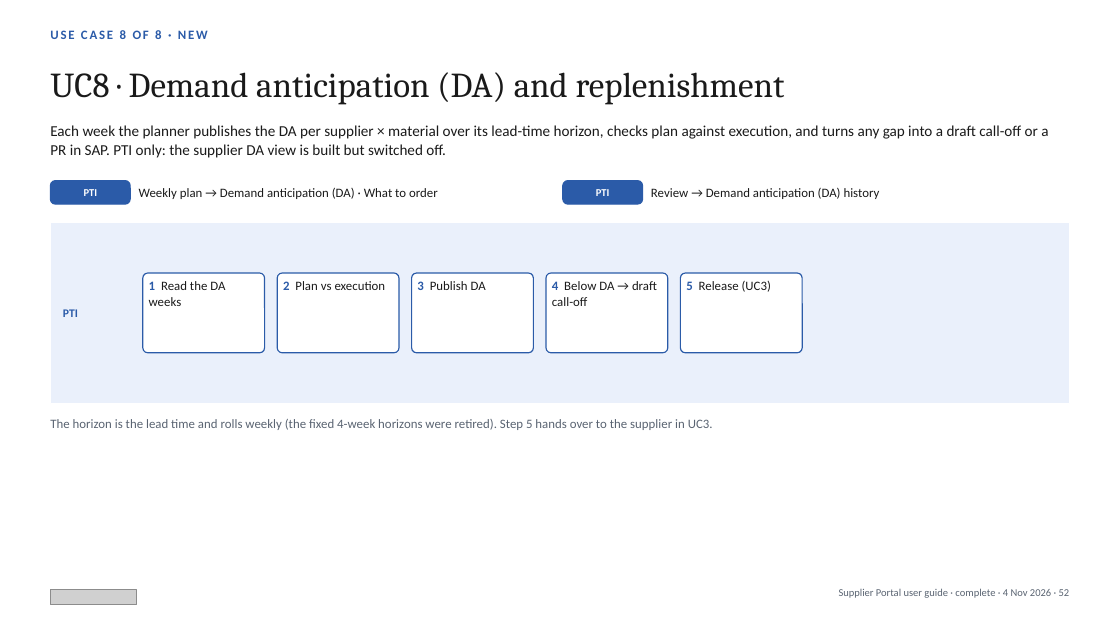
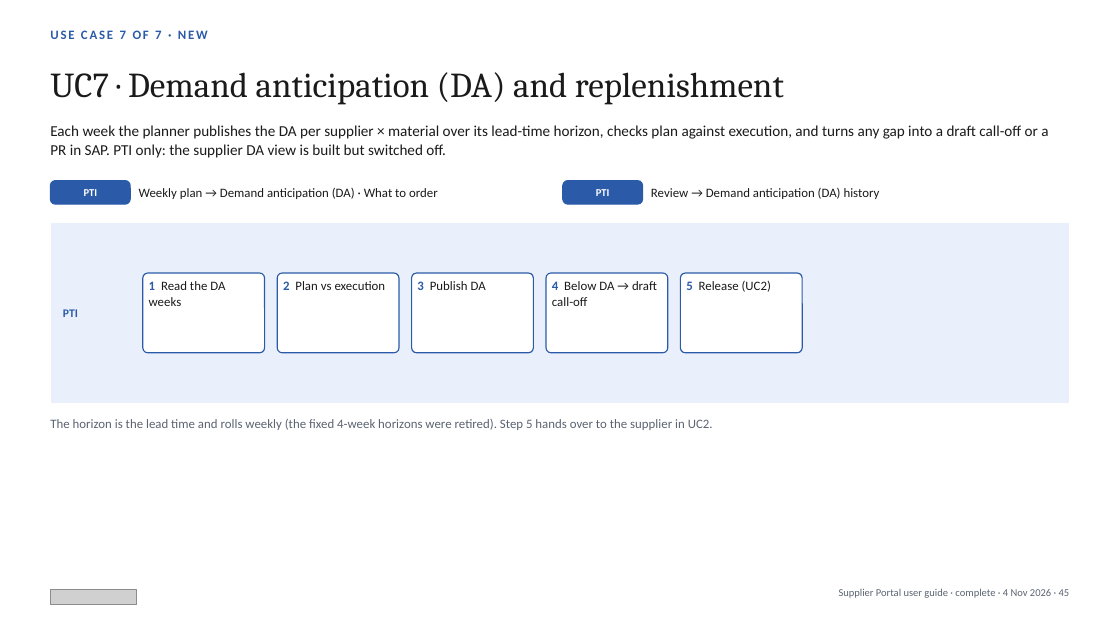
Before and after one commit to javal999/paragon-supplier-portal, a slide deck: slide 45 of docs/supplier-hub/user-guide/Paragon-Supplier-Portal-User-Guide.pptx (slide 52 before the commit). Drawn at 1120x630 pixels with LibreOffice and Linux fonts; fonts in the diff are those of the drawing; grey boxes stand for pictures. Boxes give left, top, right and bottom in pixels: in the first picture for what was removed or moved away, otherwise in the second. Text is boxed around its words. In the diff, an @@ line names an element or a change of style, - is before the commit and + after.

```diff
--- a/docs/supplier-hub/user-guide/Paragon-Supplier-Portal-User-Guide.pptx
+++ b/docs/supplier-hub/user-guide/Paragon-Supplier-Portal-User-Guide.pptx
@@ text at (50,30,208,39): text changed @@
-USE CASE 8 OF 8 · NEW
+USE CASE 7 OF 7 · NEW
@@ text at (50,72,784,105): text changed @@
-UC8 · Demand anticipation (DA) and replenishment
+UC7 · Demand anticipation (DA) and replenishment
@@ text at (686,281,771,292): text changed @@
-5 Release (UC3)
+5 Release (UC2)
@@ text at (50,419,713,430): text changed @@
-The horizon is the lead time and rolls weekly (the fixed 4-week horizons were retired). Step 5 hands over to the supplier in UC3.
+The horizon is the lead time and rolls weekly (the fixed 4-week horizons were retired). Step 5 hands over to the supplier in UC2.
@@ text at (839,588,1070,598): text changed @@
-Supplier Portal user guide · complete · 4 Nov 2026 · 52
+Supplier Portal user guide · complete · 4 Nov 2026 · 45
```
Also in this commit, not shown: 48 other slides changed, 7 slides removed, 9 other files.
